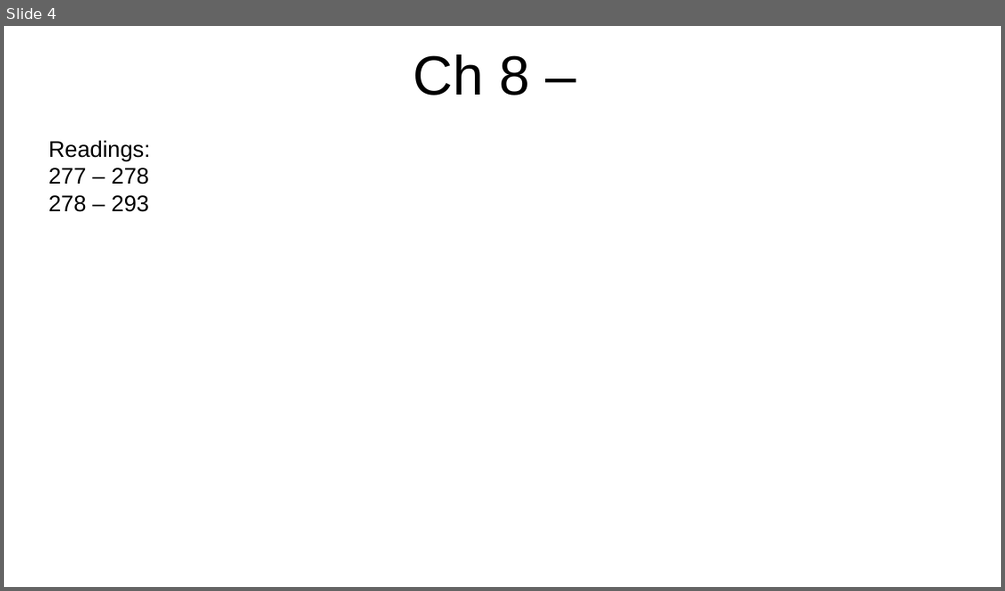
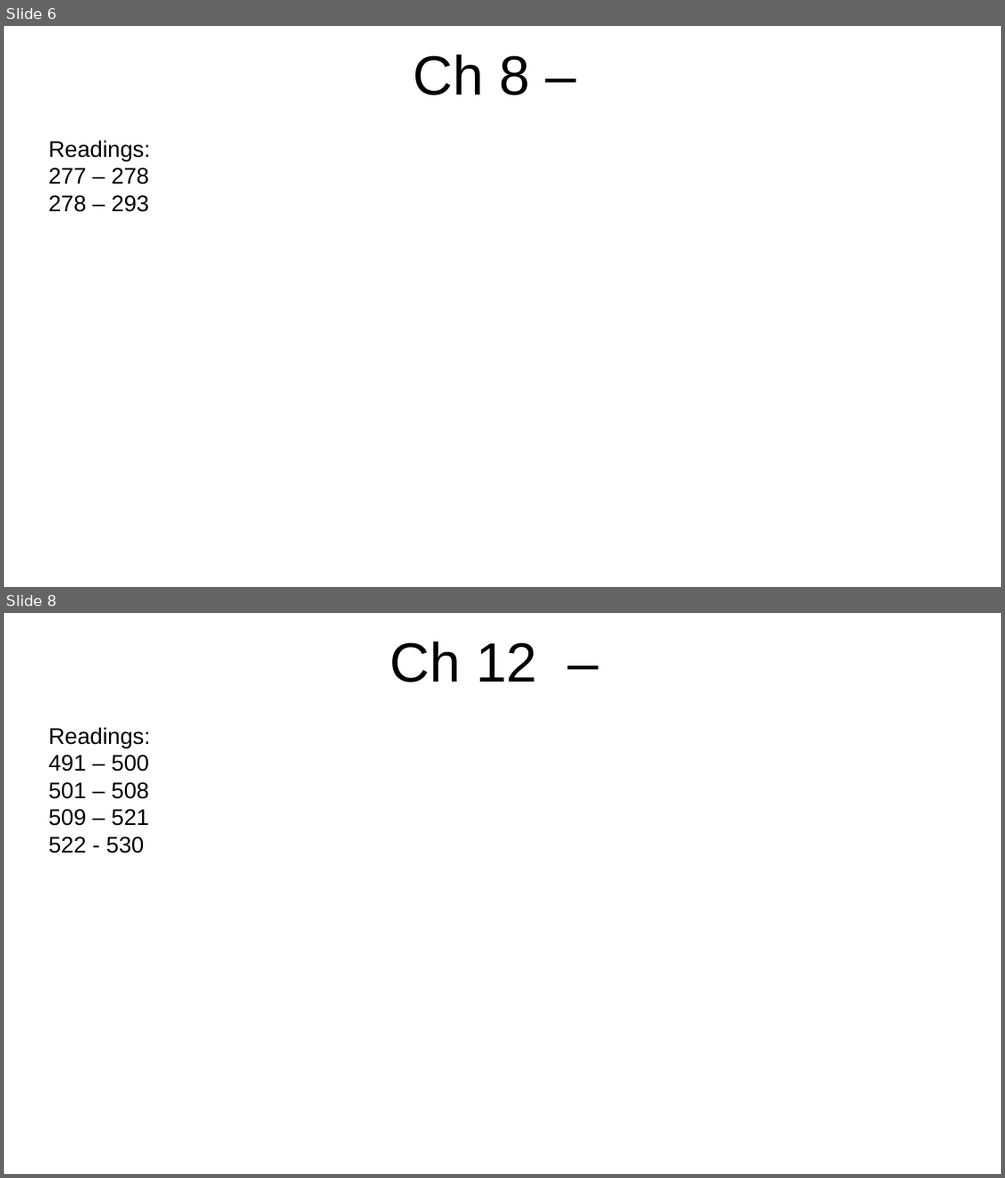
Before and after one commit to pilotingpete/eeo, a slide deck: eeo-331/eeo331-notes.odp. Shown one above the other, each under a label of ours: slide 4 before the commit, slides 6 and 8 after it; the slides between them are not shown. The pictures are 1005x591 and 1005x1178 pixels, drawn with LibreOffice and Linux fonts; fonts in the diff are those of the drawing. Boxes give left, top, right and bottom in pixels: in the first picture for what was removed or moved away, otherwise in the second. Text is boxed around its words. In the diff, an @@ line names an element or a change of style, - is before the commit and + after.

```diff
--- a/eeo-331/eeo331-notes.odp
+++ b/eeo-331/eeo331-notes.odp
@@ slide 8 added at [4, 613, 1001, 1174], background #FFFFFF @@
@@ title added at [390, 641, 537, 682], 44 pt, text #000000 @@
+Ch 12 –
@@ text added at [48, 727, 150, 853], 18 pt, text #000000 @@
+Readings:
+491 – 500
+501 – 508
+509 – 521
+522 - 530
@@ what was slide 4 is now slide 6 @@
```
Also in this commit, not shown: 1 slide changed, 5 other slides added, 5 other files.
